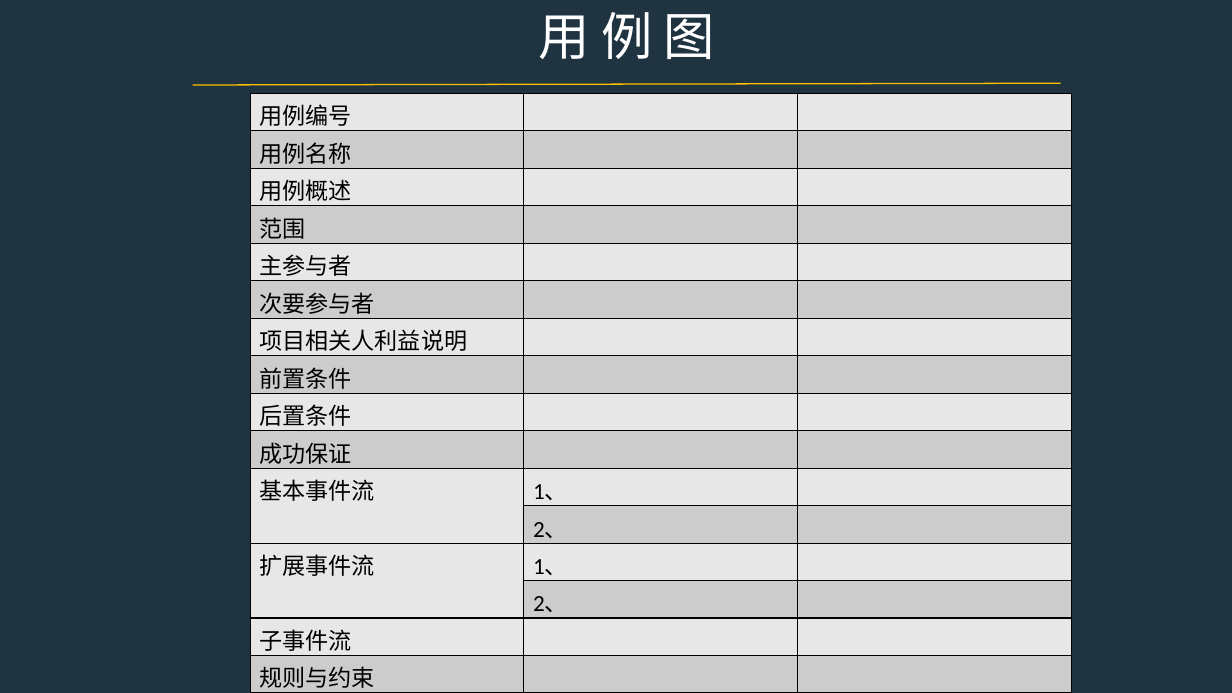
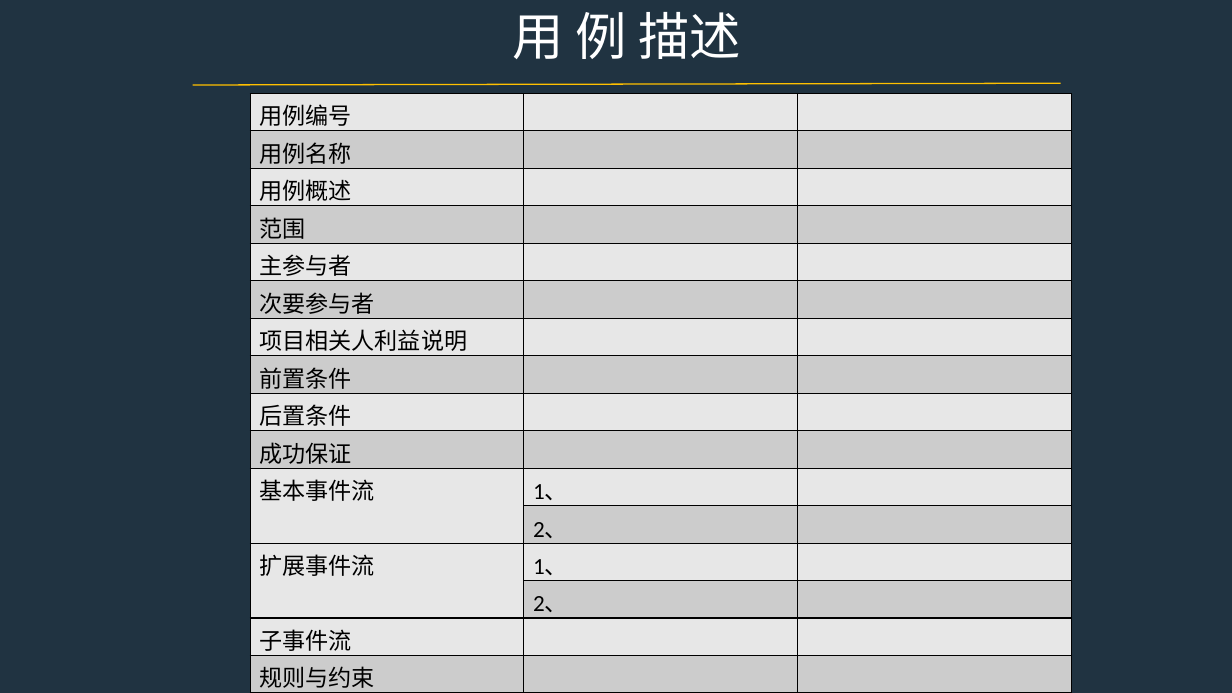
Before and after one commit to PRD2017-G07/G07-teamwork, a slide deck: slide 11 of 0PPT/UML图.pptx (slide 10 before the commit). Drawn at 1232x693 pixels with LibreOffice and Linux fonts; fonts in the diff are those of the drawing. Boxes give left, top, right and bottom in pixels: in the first picture for what was removed or moved away, otherwise in the second. Text is boxed around its words. In the diff, an @@ line names an element or a change of style, - is before the commit and + after.

```diff
--- a/0PPT/UML图.pptx
+++ b/0PPT/UML图.pptx
@@ text at [513, 12, 741, 59]: text changed @@
-用 例 图
+用 例 描述
```
Also in this commit, not shown: 7 other slides changed, 2 slides added, 1 slide removed.
